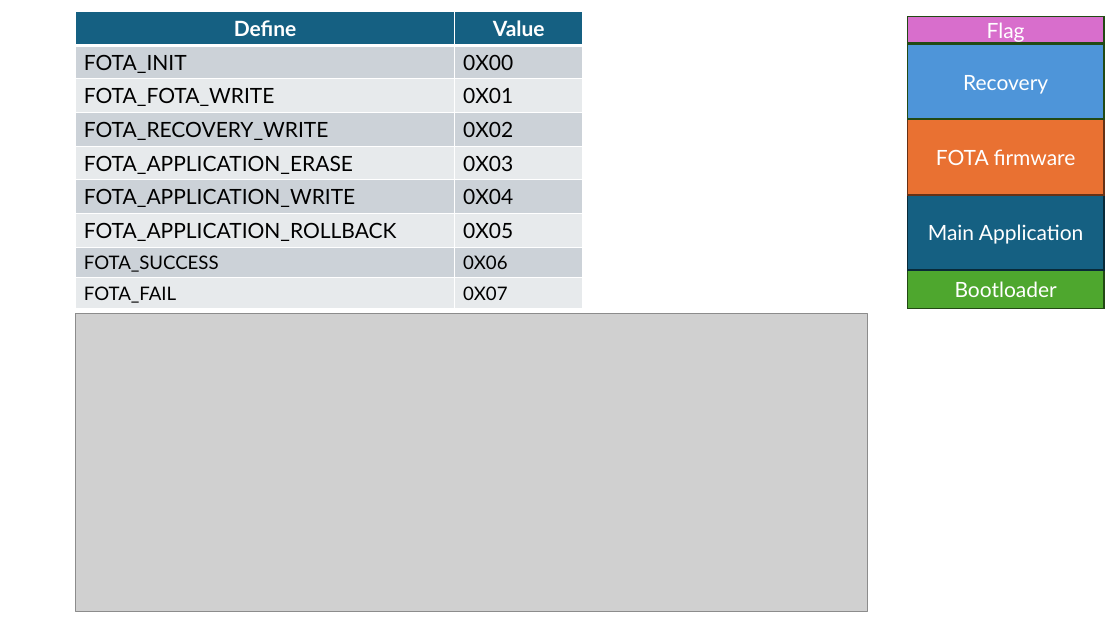
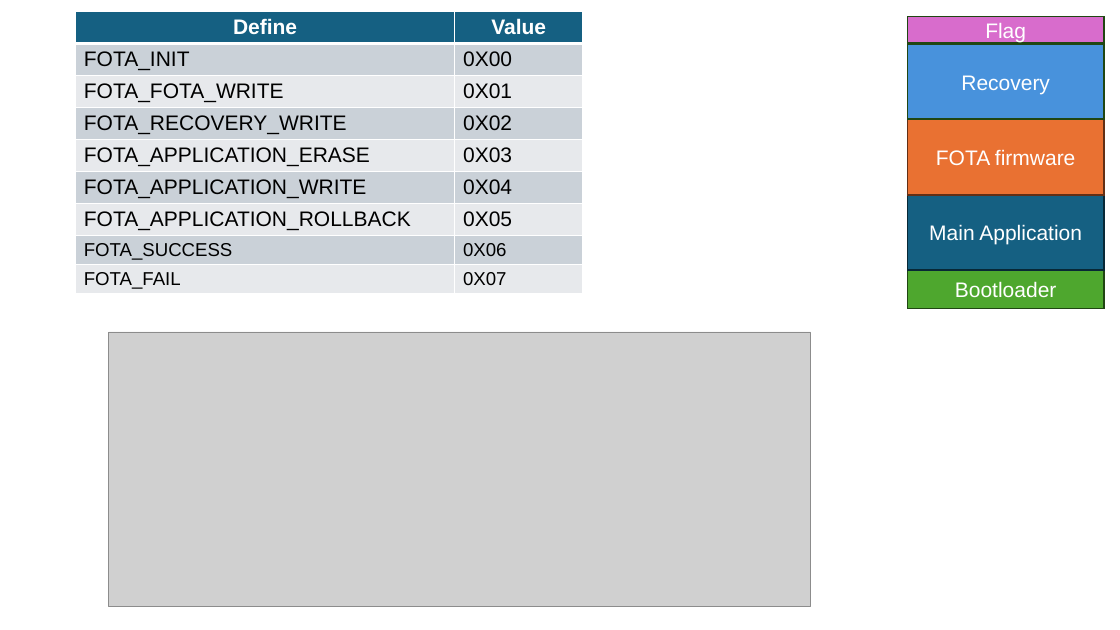
Before and after one commit to anhtuanhoanghuy/Cubik_8x8x8, a slide deck: slide 3 of System_Design/SRS_ESP32_STM32_Bootloader.pptx. Drawn at 1120x630 pixels with LibreOffice and Linux fonts; fonts in the diff are those of the drawing; grey boxes stand for pictures. Boxes give left, top, right and bottom in pixels: in the first picture for what was removed or moved away, otherwise in the second. Text is boxed around its words. In the diff, an @@ line names an element or a change of style, - is before the commit and + after.

```diff
--- a/System_Design/SRS_ESP32_STM32_Bootloader.pptx
+++ b/System_Design/SRS_ESP32_STM32_Bootloader.pptx
@@ table at <box>76,12,583,293</box> @@
@@ fill #CCD2D8 to #CAD1D8 in 8 cells @@
@@ fill #E8EAED to #E7E9EC in 8 cells @@
@@ font Lato to Arial @@
@@ rectangle "Flag" at <box>907,17,1104,44</box>: font Lato to Arial; fill #D86ECC to #D86CCC; outline #224914 1.5 pt to #204613 1.5 pt @@
@@ rectangle at <box>907,17,1104,309</box>: fill #215F9A to #1F5C99; outline #092A39 1.5 pt to #082836 1.5 pt @@
@@ rectangle "Recovery" at <box>907,44,1104,119</box>: font Lato to Arial; fill #4E95D9 to #4892DC; outline #224914 1.5 pt to #204613 1.5 pt @@
@@ rectangle "FOTA firmware" at <box>907,119,1104,195</box>: font Lato to Arial; outline #663216 1.5 pt to #622F15 1.5 pt @@
@@ rectangle "Main Application" at <box>907,195,1104,271</box>: font Lato to Arial; outline #092A39 1.5 pt to #082836 1.5 pt @@
@@ rectangle "Bootloader" at <box>907,270,1104,308</box>: font Lato to Arial; outline #224914 1.5 pt to #204613 1.5 pt @@
@@ picture: place and size @@
-picture at <box>76,313,867,612</box>
+picture at <box>109,332,811,606</box>
```
Also in this commit, not shown: 2 other slides changed, 9 other files.
